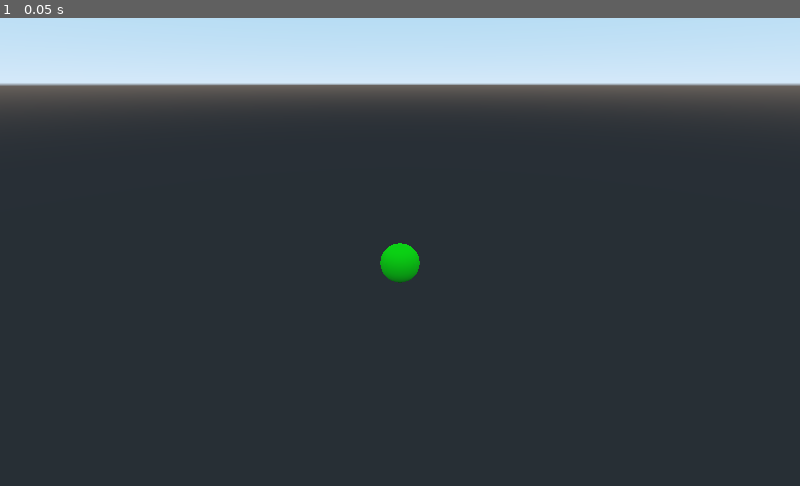
Above: before the commit, frame 1.
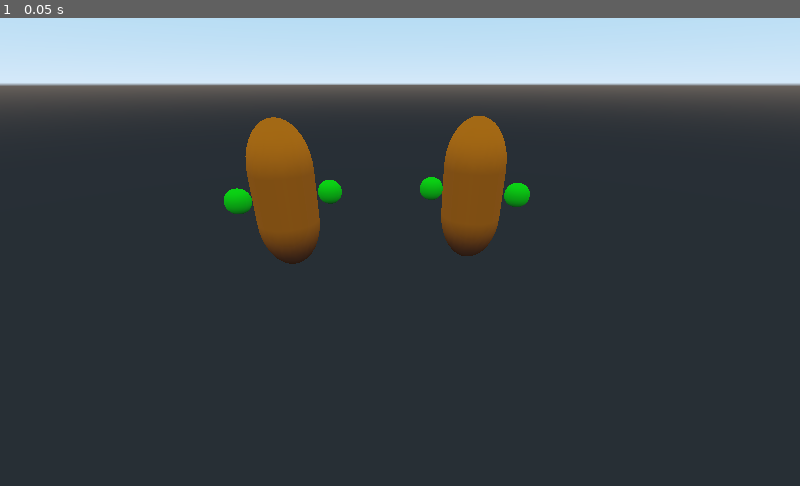
Above: after the commit, the same moment.

Repository: AbeVos/eldee47
Game: Godot game, scene res://scenes/Arm_test.tscn
The game is run twice, just before and just after one commit, with the same random seed, the same clock (stepped at 60 frames per second) and the same inputs.
Inputs:
- Up to frame 1 (0.05 s): no input

The runs differ from the first frame. In frame 1, 5.0% of the frame differs, in the area x 28-67%, y 20-57%.

Commit message:
Synchronize arms

Diff:
--- a/game/scenes/Arm.tscn
+++ b/game/scenes/Arm.tscn
@@ -5,6 +5,7 @@
 [sub_resource type="SphereMesh" id=3]
 
 [sub_resource type="SpatialMaterial" id=4]
+vertex_color_use_as_albedo = true
 
 [node name="Arm" type="Spatial"]
 script = ExtResource( 1 )
--- a/game/scenes/Arm_test.tscn
+++ b/game/scenes/Arm_test.tscn
@@ -1,11 +1,15 @@
 [gd_scene load_steps=2 format=2]
 
-[ext_resource path="res://scenes/Arm.tscn" type="PackedScene" id=1]
+[ext_resource path="res://scenes/Cultist.tscn" type="PackedScene" id=1]
 
 [node name="Spatial" type="Spatial"]
-
-[node name="Arm" parent="." instance=ExtResource( 1 )]
 
 [node name="Camera" type="Camera" parent="."]
 transform = Transform( 1, 0, 0, 0, 0.8937, 0.448664, 0, -0.448664, 0.8937, 0, 1.6314, 3.00062 )
 current = true
+
+[node name="Cultist" parent="." instance=ExtResource( 1 )]
+transform = Transform( 0.93068, 0, 0.365835, 0, 1, 0, -0.365835, 0, 0.93068, -1.86301, 0, -2.25683 )
+
+[node name="Cultist2" parent="." instance=ExtResource( 1 )]
+transform = Transform( 0.961894, 0, -0.273422, 0, 1, 0, 0.273422, 0, 0.961894, 1.22511, 0, -2.53395 )
--- /dev/null
+++ b/game/scenes/Cultist.tscn
@@ -0,0 +1,29 @@
+[gd_scene load_steps=5 format=2]
+
+[ext_resource path="res://scenes/Arm.tscn" type="PackedScene" id=1]
+[ext_resource path="res://scripts/Cultist.gd" type="Script" id=2]
+
+[sub_resource type="CapsuleMesh" id=1]
+
+[sub_resource type="SpatialMaterial" id=2]
+
+[node name="Cultist" type="Spatial"]
+script = ExtResource( 2 )
+__meta__ = {
+"_edit_group_": true
+}
+
+[node name="Left" parent="." instance=ExtResource( 1 )]
+transform = Transform( 1, 0, 0, 0, 1, 0, 0, 0, 1, -0.704584, 0, 0 )
+
+[node name="Right" parent="." instance=ExtResource( 1 )]
+transform = Transform( 1, 0, 0, 0, 1, 0, 0, 0, 1, 0.725942, 0, 0 )
+
+[node name="Body" type="MeshInstance" parent="."]
+transform = Transform( 0.5, 0, 0, 0, -8.14603e-08, -0.8, 0, 0.5, -1.30337e-07, 0, 0, 0 )
+mesh = SubResource( 1 )
+material/0 = SubResource( 2 )
+[connection signal="grabbed" from="Left" to="." method="_on_Left_grabbed"]
+[connection signal="released" from="Left" to="." method="_on_Left_released"]
+[connection signal="grabbed" from="Right" to="." method="_on_Right_grabbed"]
+[connection signal="released" from="Right" to="." method="_on_Right_released"]
--- a/game/scripts/Arm.gd
+++ b/game/scripts/Arm.gd
@@ -1,4 +1,7 @@
 extends Spatial
+
+signal grabbed
+signal released
 
 export var hand_radius = 0.0005
 export var arm_radius = 1
@@ -8,10 +11,16 @@
 var mouse_over = false
 var dragging = false
 
+var locked = false
+var value = 0
+
 
 func _ready():
     viewport = get_viewport()
     camera = viewport.get_camera()
+
+    var mat = $Hand/Highlight.get_surface_material(0).duplicate(true)
+    $Hand/Highlight.set_surface_material(0, mat)
 
 
 func _process(delta):
@@ -53,10 +62,21 @@
 
         $Hand.transform.origin = direction * arm_radius
 
+    var height = $Hand.transform.origin.y
+    value = (height + arm_radius) / (2 * arm_radius)
+
+    print(value)
+
 
 func _input(event):
-    if event is InputEventMouseButton and mouse_over:
-        dragging = not dragging
+    if event is InputEventMouseButton:
+        if mouse_over and not locked:
+            if dragging:
+                dragging = false
+                emit_signal("released")
+            else:
+                dragging = true
+                emit_signal("grabbed")
 
 
 func normalize_screen_space(point, rect):
--- /dev/null
+++ b/game/scripts/Cultist.gd
@@ -0,0 +1,34 @@
+extends Spatial
+
+
+func _ready():
+    var mat = $Body.get_surface_material(0).duplicate(true)
+    $Body.set_surface_material(0, mat)
+
+
+func _process(delta):
+    if $Right.locked:
+        var position = $Left/Hand.transform.origin
+        position.x *= -1
+        $Right/Hand.transform.origin = position
+    elif $Left.locked:
+        var position = $Right/Hand.transform.origin
+        position.x *= -1
+        $Left/Hand.transform.origin = position
+
+    var mat = $Body.get_surface_material(0)
+    mat.albedo_color = Color(1, $Right.value, 0)
+    $Body.set_surface_material(0, mat)
+
+
+func _on_Left_grabbed():
+    $Right.locked = true
+
+func _on_Right_grabbed():
+    $Left.locked = true
+
+func _on_Left_released():
+    $Right.locked = false
+
+func _on_Right_released():
+    $Left.locked = false
